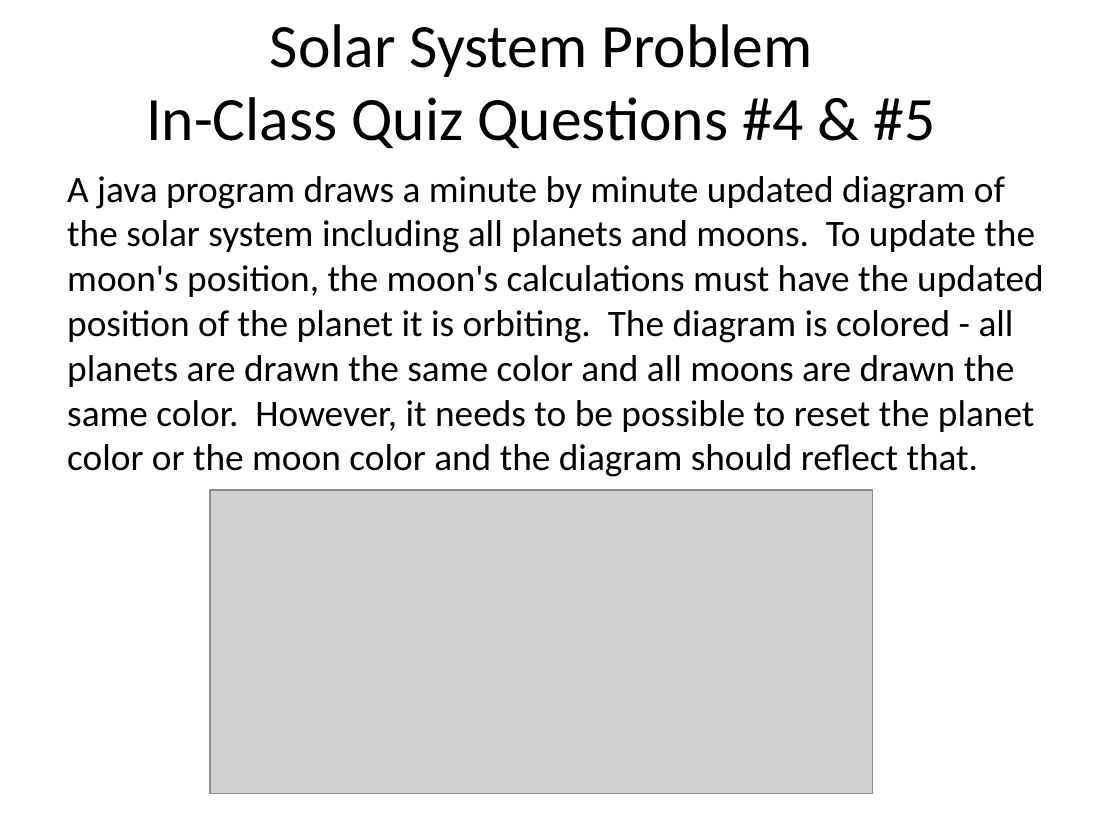
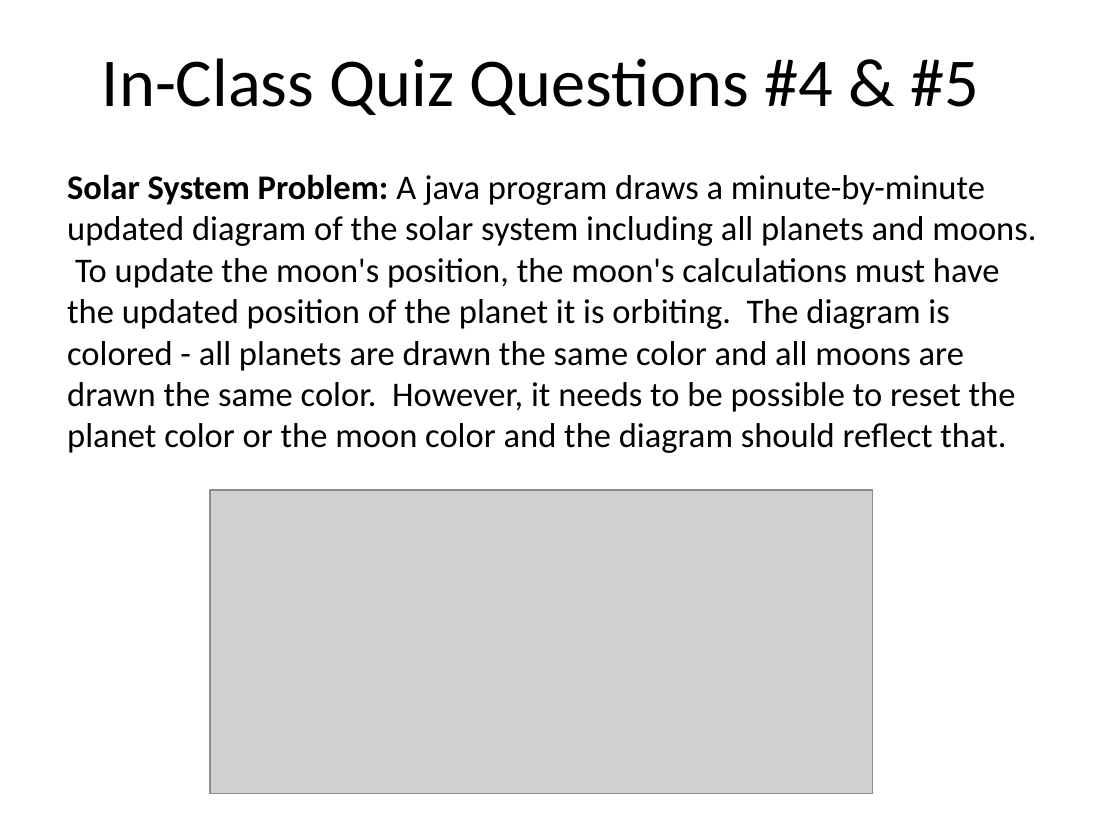
Before and after one commit to RHIT-CSSE/csse220, a slide deck: slide 31 of ClassMaterials/CohesionAndCoupling/Slides/Cohesion_And_Coupling.pptx (slide 30 before the commit). Drawn at 1120x840 pixels with LibreOffice and Linux fonts; fonts in the diff are those of the drawing; grey boxes stand for pictures. Boxes give left, top, right and bottom in pixels: in the first picture for what was removed or moved away, otherwise in the second. Text is boxed around its words. In the diff, an @@ line names an element or a change of style, - is before the commit and + after.

Commit message:
update slides

```diff
--- a/ClassMaterials/CohesionAndCoupling/Slides/Cohesion_And_Coupling.pptx
+++ b/ClassMaterials/CohesionAndCoupling/Slides/Cohesion_And_Coupling.pptx
@@ title at bbox=[102, 58, 980, 115]: text changed; size 39.6 to 44 pt @@
-Solar System Problem
-In-Class Quiz Questions #4 & #5
+In-Class Quiz Questions #4 & #5
@@ text at bbox=[67, 174, 1036, 453]: text changed; size 24 to 22.2 pt @@
-A java program draws a minute by minute updated diagram of the solar system including all planets and moons. To update the moon's position, the moon's calculations must have the updated position of the planet it is orbiting. The diagram is colored - all planets are drawn the same color and all moons are drawn the same color. However, it needs to be possible to reset the planet color or the moon color and the diagram should reflect that.
+Solar System Problem: A java program draws a minute-by-minute updated diagram of the solar system including all planets and moons. To update the moon's position, the moon's calculations must have the updated position of the planet it is orbiting. The diagram is colored - all planets are drawn the same color and all moons are drawn the same color. However, it needs to be possible to reset the planet color or the moon color and the diagram should reflect that.
```
Also in this commit, not shown: 9 other slides changed, 1 slide added.
